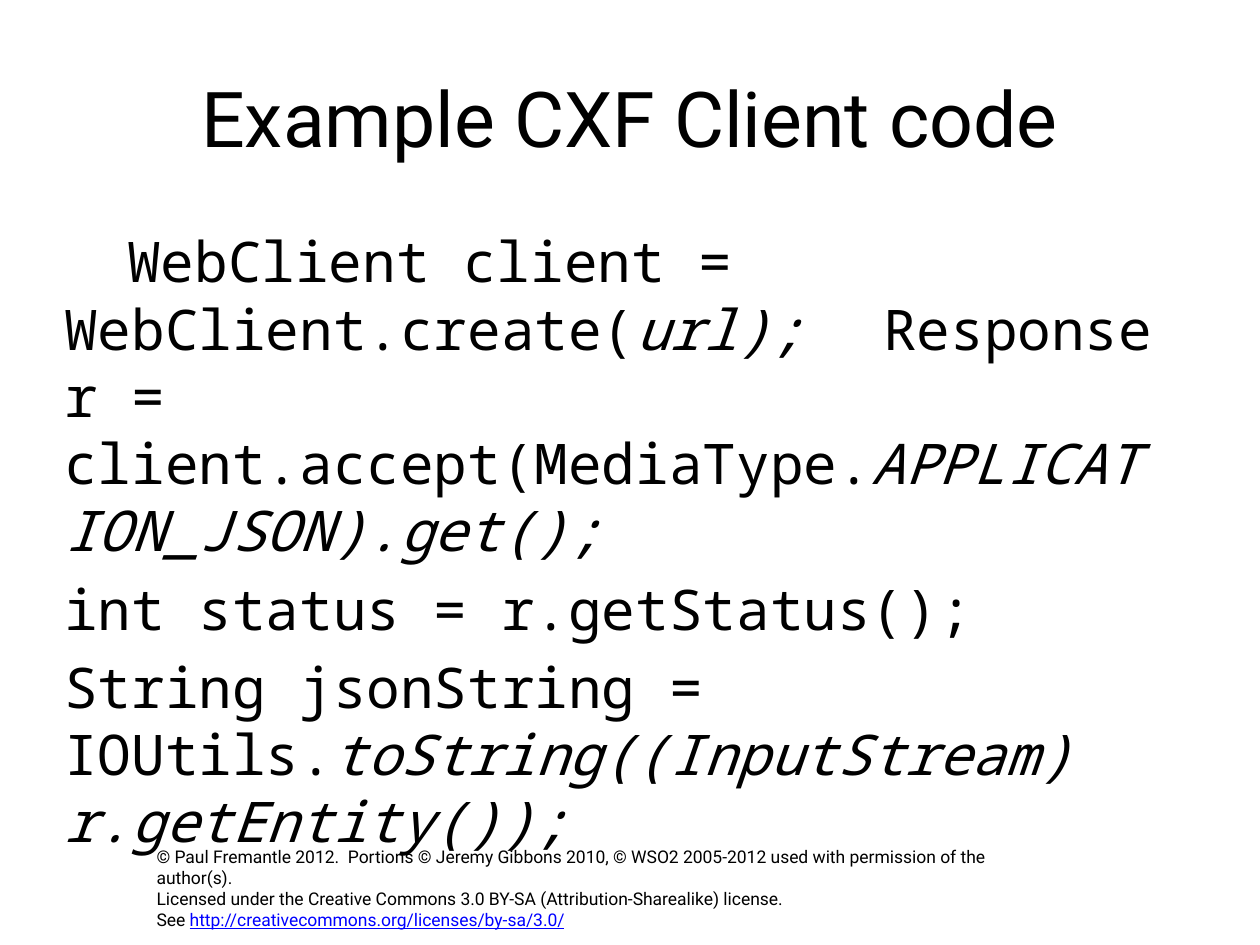
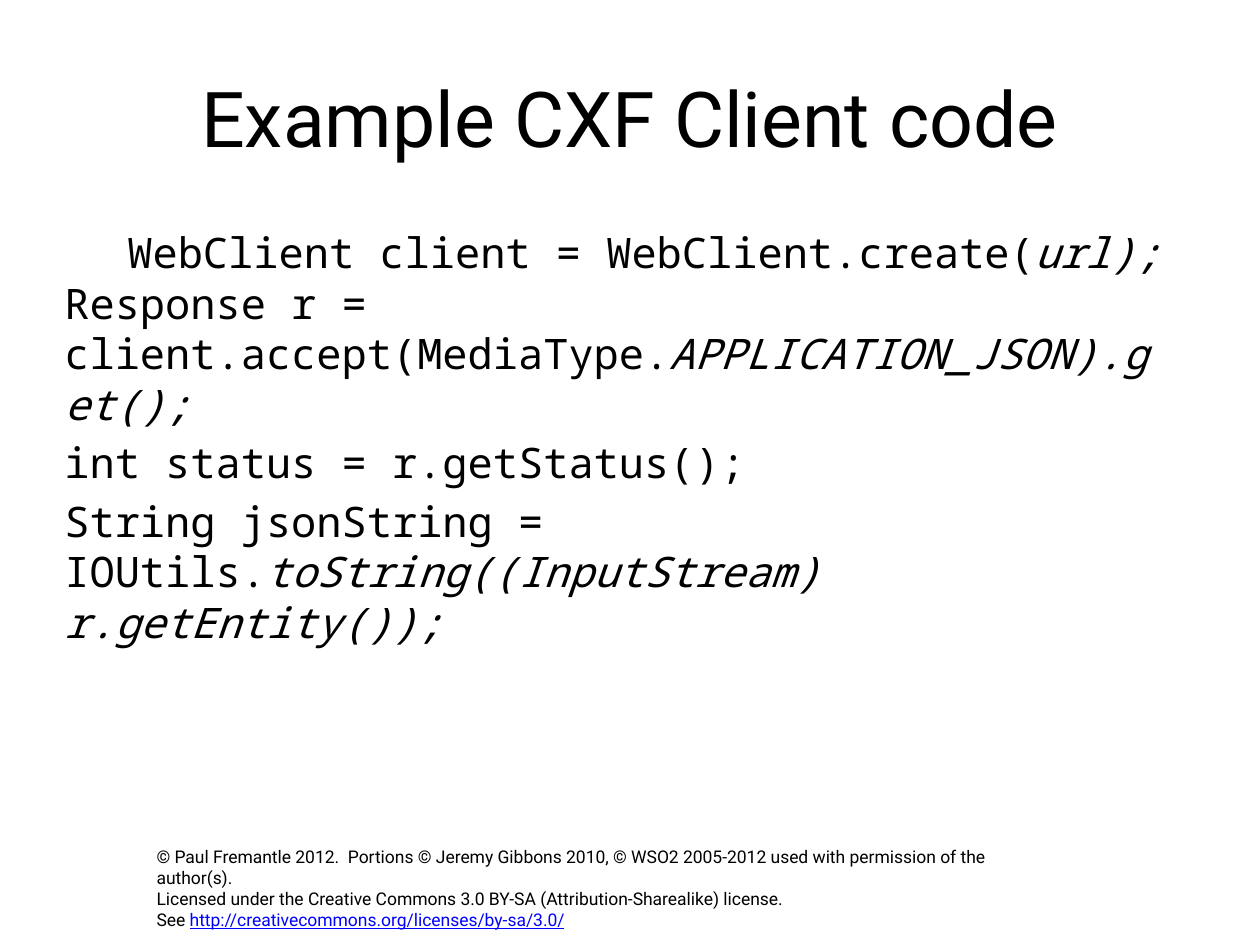
Before and after one commit to pzfreo/ox-soa-old, a slide deck: slide 12 of presentations/03a-Creating-REST-Clients.pptx. Drawn at 1260x945 pixels with LibreOffice and Linux fonts; fonts in the diff are those of the drawing; background and template pictures are left out. Boxes give left, top, right and bottom in pixels: in the first picture for what was removed or moved away, otherwise in the second. Text is boxed around its words. In the diff, an @@ line names an element or a change of style, - is before the commit and + after.

```diff
--- a/presentations/03a-Creating-REST-Clients.pptx
+++ b/presentations/03a-Creating-REST-Clients.pptx
@@ text "WebClient client = WebClient.create(url); Response ..." at [64, 236, 1161, 649]: size 32 to 24 pt; less space between paragraphs @@
```
Also in this commit, not shown: 1 slide added, 20 other files.
